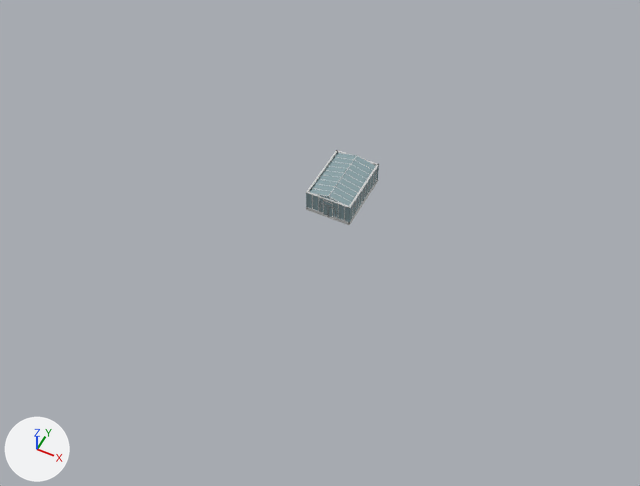
Before and after pictures for a commit that changed the FBX model unity/KatsushikaCampusDays/Assets/Models/Interiors/greenhouse.fbx.
One viewpoint serves both versions: a camera (50 mm lens) standing at (41.2, -82.6, 99.6) and looking at (3.5, -7.1, 5.1). The axes (+X, +Y, +Z) are drawn at lower left. The lights are the same throughout. The picture after the commit comes second. Where no turn or scale is listed for an object, it has been applied to the vertices.

The first picture shows 'wall_greenhouse' and 1 more.
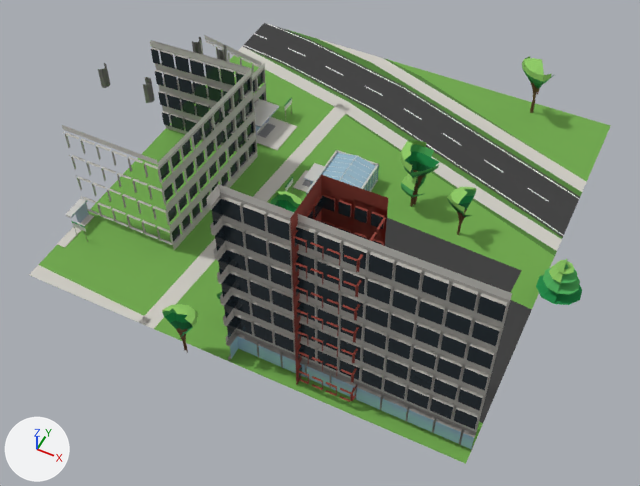
Location of each change, (x1, y1, x2, y2) in pixels of the pictures (640 x 486 px):
'ext_greenhouse', added
    after: (29, 23, 610, 464)
'ext_greenhouse_trees', added
    after: (162, 56, 582, 353)
    faces in mat_leaf_top (green #8ecb63): (162, 56, 574, 327)
    faces in mat_leaf (green #0d8c45): (165, 70, 582, 339)
    faces in mat_leaf_light (green #4cae5b): (163, 67, 580, 334)
    faces in mat_trunk (brown #6b4a2f): (176, 83, 540, 353)
    faces in mat_leaf_dark (dark green #0a6b38): (170, 78, 540, 337)
'wall_greenhouse', recoloured (grey to blue)
    both: (306, 150, 379, 196)

Edits to the bpy script that builds the scene:
```text
Change mat_glass_clear:
    mat_glass_clear.base_color: (0.3, 0.42, 0.45) -> (0.347, 0.552, 0.687)  # greyish cyan #95adb3 -> blue #9fc4d8
Add ob_ext_greenhouse_trees:
    ob_ext_greenhouse_trees = bpy.data.objects.new('ext_greenhouse_trees', me_ext_greenhouse_trees)  # 729 vertices, 563 faces; spans x -8.6..39.4, y -31.1..42.5, z 0.0..10.9; in mat_trunk (brown #6b4a2f), mat_leaf_dark (dark green #0a6b38), mat_leaf (green #0d8c45), mat_leaf_light (green #4cae5b), mat_leaf_top (green #8ecb63)
    ob_ext_greenhouse_trees.location = (0.0, 0.0, 0.0)
Add ob_ext_greenhouse:
    ob_ext_greenhouse = bpy.data.objects.new('ext_greenhouse', me_ext_greenhouse)  # 3173 vertices, 1560 faces; spans x -33.7..33.7, y -27.5..43.2, z 0.0..32.0; in mat_stone_dark (grey #a8a49b), mat_stone_light (light grey #cfccc4), mat_wall_accent_navy (greyish blue #9cacc3), mat_light_panel (white #fffefb), mat_metal_white (light grey #e2e2de), mat_plastic_black (grey #8b8b8d), mat_glass_clear (blue #9fc4d8), mat_metal_grey (grey #9a9a96), mat_concrete_grey (grey #b4b2ac), mat_glass_dark (dark blue #2e3a42), mat_concrete_light (light grey #d8d6d0), mat_concrete_dark (grey #8a8884), mat_brick_red (red #8e3b2f), mat_grass_dark (green #4e7f34), mat_grass (green #6fa84a), mat_asphalt (dark grey #3c3c3c), mat_line_white (white #f3f3f1), mat_sign_plate (light grey #dededb), mat_tus_green (green #00843d)
    ob_ext_greenhouse.location = (0.0, 0.0, 0.0)
```
